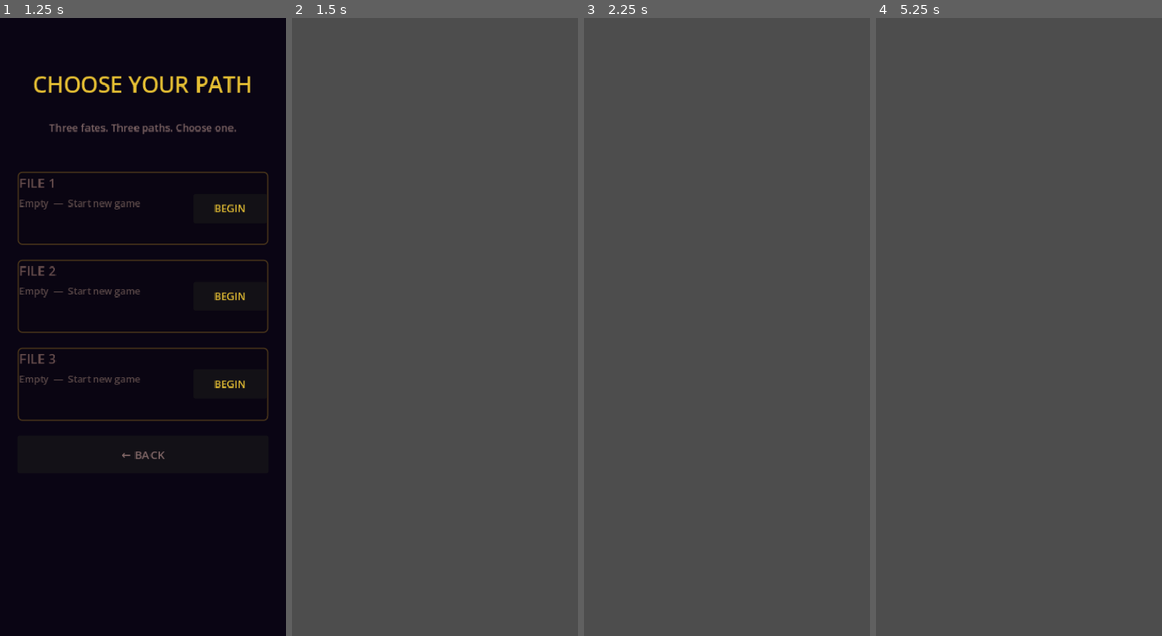
Above: before the commit, frames 1-4 (left to right).
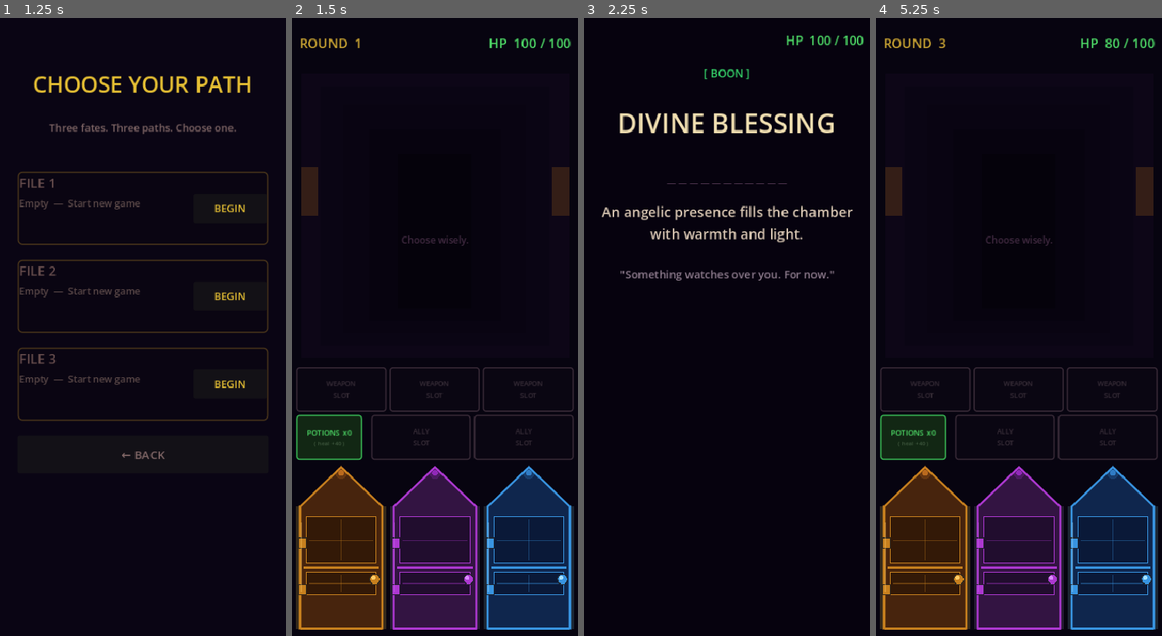
Above: after the commit, the same moments.

Repository: danjoesed11-cmd/the-doors-wait-where-am-i
Game: Godot game, scene res://scenes/main_menu.tscn
Two runs of this game, one before a commit and one after it. Both use one fixed random seed, a clock stepped at 60 frames per second and the inputs below.
Inputs (mouse positions are in pixels of both pictures, inside the frame that each line leads up to):
- Up to frame 1 (1.25 s): click "ENTER THE CORRIDOR" at 0.5 s
- Up to frame 2 (1.5 s): click "BEGIN" at 1.25 s
- Up to frame 3 (2.25 s): click (632, 561) at 2.02 s
- Up to frame 4 (5.25 s): click (1019, 493) at 2.75 s, where only the run after the commit has a clickable "CONTINUE →"; click (1019, 561) at 3.52 s; tap Enter at 4.25 s; move the mouse to (1081, 296) at 4.27 s; click (1019, 493) at 5 s, where only the run after the commit has a clickable "CONTINUE →"

Frame 1 is identical in both runs. In frame 2, 100% of the frame differs, in the area x 0-100%, y 0-100%; in frame 3, 99%; in frame 4, 100%.
Error before the commit: Parse Error: Invalid argument for "add_child()" function: argument 1 should be "Node" but is "StyleBoxFlat". (res://scripts/game.gd:253)

Commit message:
Fix StyleBoxFlat add_child error in companion slot

Diff:
--- a/scripts/game.gd
+++ b/scripts/game.gd
@@ -250,7 +250,6 @@
 	var style := StyleBoxFlat.new()
 	style.set_corner_radius_all(4)
 	style.set_border_width_all(2)
-	panel.add_child(style)
 
 	var vbox := VBoxContainer.new()
 	vbox.alignment = BoxContainer.ALIGNMENT_CENTER
